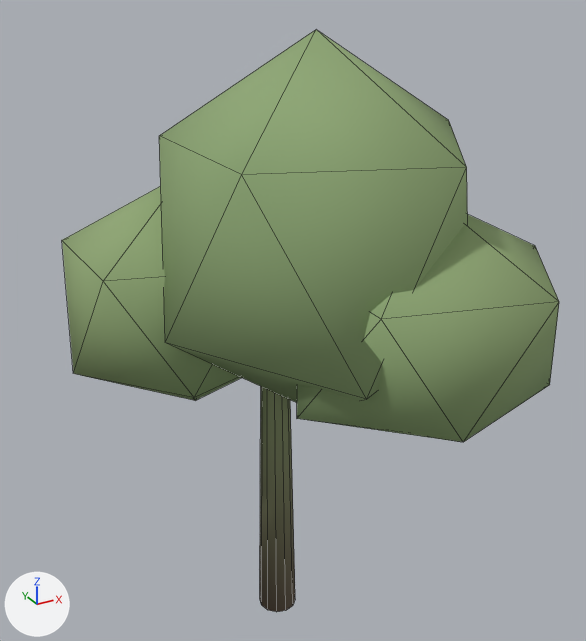
The Blender file asset_sources/blender/flora/fill_b.blend as it was, and as the next commit left it.
One viewpoint serves both versions: a 50 mm camera at (-1.63, -3.15, 4.34) aimed at (0.08, -0.04, 2.79). The lights are fixed; the arrows at lower left show +X, +Y and +Z. The first picture is the older version. Mesh edges are drawn as thin lines.

Before the edit, the objects in view are built like this:
```python
me_cone = bpy.data.meshes.new('Cone')
me_cone.from_pydata(...)  # 76 vertices, 84 faces; spans x -0.89..1.01, y -1.16..0.9, z 0.0..3.01
me_cone.polygons.foreach_set('use_smooth', [True] * 84)
me_cone.materials.append(mat_m_fill_b)
ob_fill_b = bpy.data.objects.new('fill_b', me_cone)
ob_fill_b.location = (0.0, 0.0, 1.087)
```
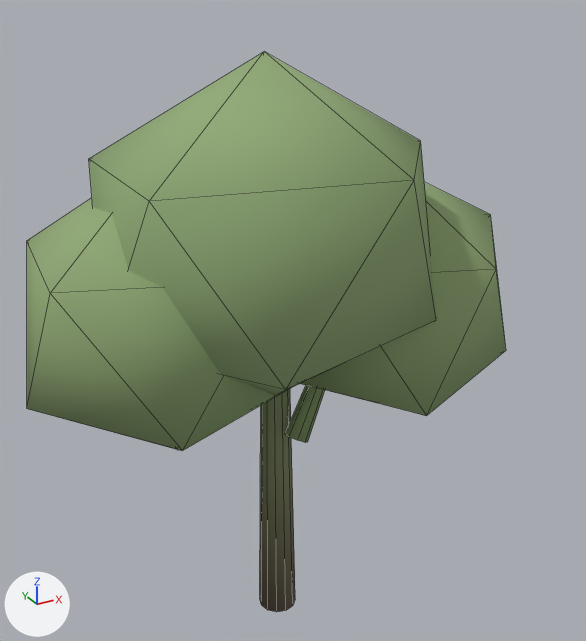
What differs and where, as boxes [x1, y1, x2, y2] in the pictures (586 x 641 px; the box of a moved part takes in the faces that stretch with it):
```json
{"object": "fill_b", "change": "reshaped", "before": [62, 30, 559, 612], "after": [27, 52, 506, 612]}
{"part": 1, "of": "me_cone", "change": "moved or reshaped", "after": [285, 385, 325, 443], "on screen": "not visible before"}
{"part": 2, "of": "me_cone", "change": "moved or reshaped", "before": [62, 30, 559, 442], "after": [27, 52, 506, 451]}
```

The change, as JSON lines over the scene's bpy script:
```json
{"block": "me_cone", "where": "# used by ob_fill_b; location = (0.0, 0.0, 1.087)"}
{"op": "remove", "block": "me_cone", "code": "me_cone.from_pydata(...)  # 76 vertices, 84 faces; spans x -0.89..1.01, y -1.16..0.9, z 0.0..3.01"}
{"op": "add", "block": "me_cone", "code": "me_cone.from_pydata(...)  # 76 vertices, 84 faces; spans x -1.17..1.29, y -0.86..0.68, z 0.0..2.95"}
{"block": "me_cone", "change": "me_cone part 1: the loose piece of 16 vertices spanning x -0.05..0.47, y -0.02..0.25, z 1.37..2.07 is multiplied about its middle by the matrix ((0.79, -0.701, -0.088), (0.702, 0.794, -0.03), (0.085, -0.036, 1.056)), then moved by (0.01, -0.19, -0.24)"}
{"block": "me_cone", "change": "me_cone part 2: 36 of 76 vertices moved; they spanned x -0.89..1.01, y -1.16..0.9, z 1.16..3.01 and now span x -1.17..1.29, y -0.86..0.68, z 1.09..2.95; mean shift (-0.11, 0.05, 0.01); largest move (0.22, -0.09, 1.56) -> (0.4, 0.68, 1.42)"}
```
